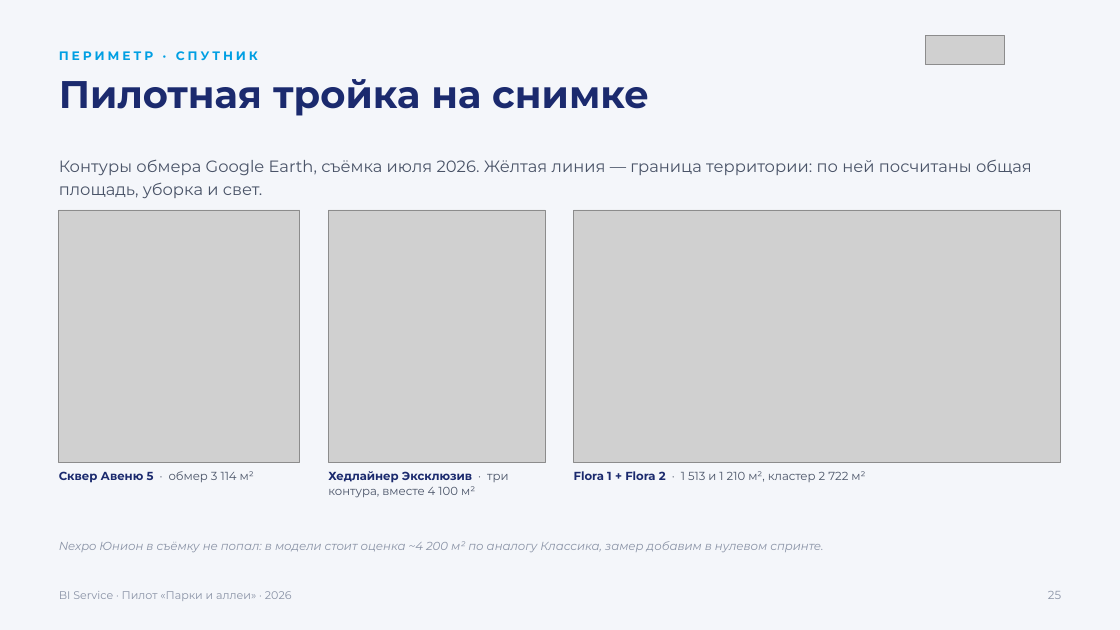
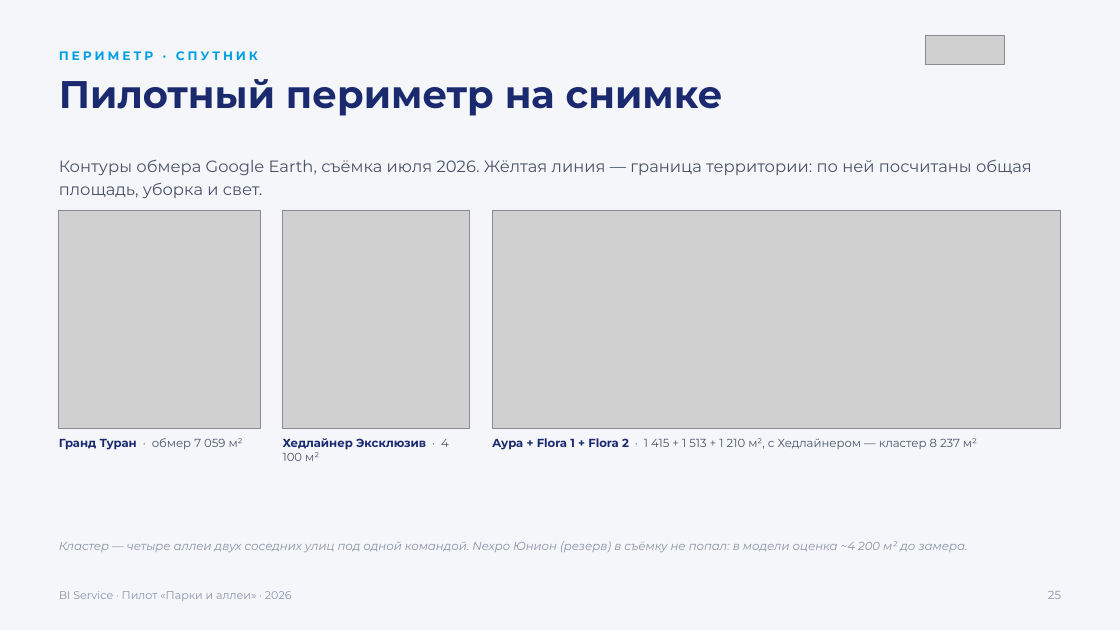
Before and after one commit to jprashkevich/bi-korshiler, a slide deck: slide 26 of docs/research/BIG-Life-park-pilot.pptx. Drawn at 1120x630 pixels with LibreOffice and Linux fonts; fonts in the diff are those of the drawing; grey boxes stand for pictures. Boxes give left, top, right and bottom in pixels: in the first picture for what was removed or moved away, otherwise in the second. Text is boxed around its words. In the diff, an @@ line names an element or a change of style, - is before the commit and + after.

```diff
--- a/docs/research/BIG-Life-park-pilot.pptx
+++ b/docs/research/BIG-Life-park-pilot.pptx
@@ text at bbox=[59, 79, 723, 116]: text changed @@
-Пилотная тройка на снимке
+Пилотный периметр на снимке
@@ picture: place and size @@
-picture at bbox=[59, 210, 300, 462]
+picture at bbox=[59, 210, 260, 429]
@@ picture: place and size @@
-picture at bbox=[329, 210, 545, 462]
+picture at bbox=[283, 210, 471, 429]
@@ picture: place and size @@
-picture at bbox=[574, 210, 1061, 462]
+picture at bbox=[492, 210, 1061, 429]
@@ text at bbox=[59, 438, 243, 450]: text changed @@
-Сквер Авеню 5 · обмер 3 114 м²
+Гранд Туран · обмер 7 059 м²
@@ text at bbox=[283, 438, 449, 461]: text changed; text colour #4A5468 to #1B2A6E; bold on @@
-Хедлайнер Эксклюзив · три контура, вместе 4 100 м²
+Хедлайнер Эксклюзив · 4 100 м²
@@ text at bbox=[492, 438, 977, 450]: text changed @@
-Flora 1 + Flora 2 · 1 513 и 1 210 м², кластер 2 722 м²
+Аура + Flora 1 + Flora 2 · 1 415 + 1 513 + 1 210 м², с Хедлайнером — кластер 8 237 м²
@@ text at bbox=[59, 541, 968, 552]: text changed @@
-Nexpo Юнион в съёмку не попал: в модели стоит оценка ~4 200 м² по аналогу Классика, замер добавим в нулевом спринте.
+Кластер — четыре аллеи двух соседних улиц под одной командой. Nexpo Юнион (резерв) в съёмку не попал: в модели оценка ~4 200 м² до замера.
```
Also in this commit, not shown: 7 other slides changed, 3 slides added, 1 slide removed, 1 other file.
